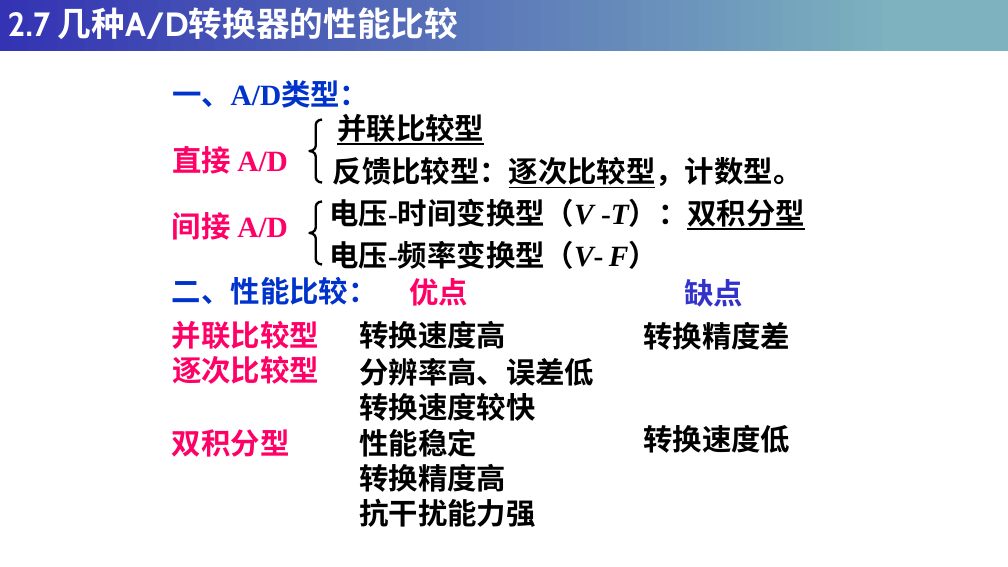
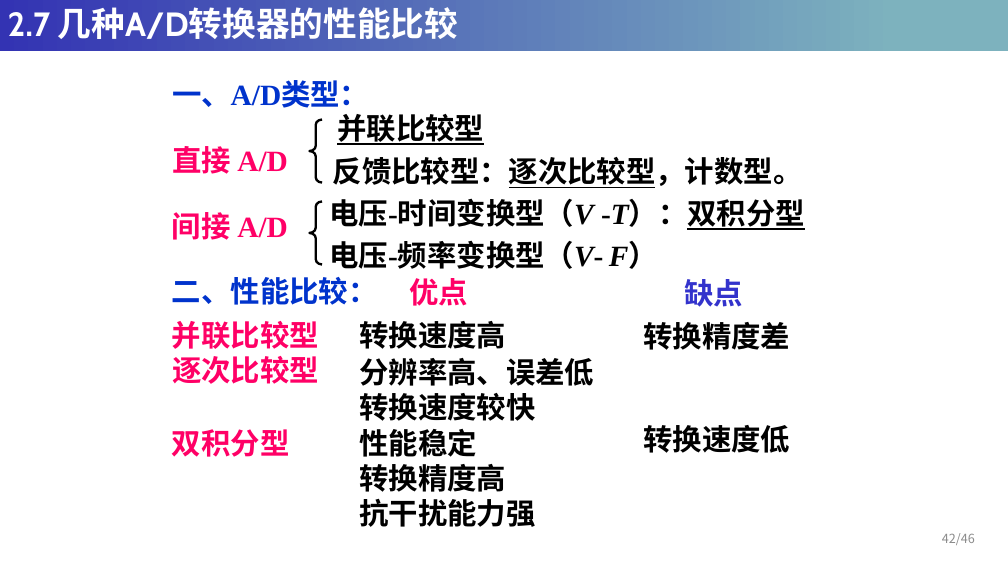
Before and after one commit to HeyuanMingong/heyuanmingong.github.io, a slide deck: slide 42 of DC/第八章-数模与模数转换电路.pptx. Drawn at 1008x567 pixels with LibreOffice and Linux fonts; fonts in the diff are those of the drawing. Boxes give left, top, right and bottom in pixels: in the first picture for what was removed or moved away, otherwise in the second. Text is boxed around its words. In the diff, an @@ line names an element or a change of style, - is before the commit and + after.

```diff
--- a/DC/第八章-数模与模数转换电路.pptx
+++ b/DC/第八章-数模与模数转换电路.pptx
@@ page number added at (x1=942, y1=533, x2=975, y2=545), 12 pt, text #8C8C8C @@
+42/46
```
Also in this commit, not shown: 45 other slides changed, 1 other file.
